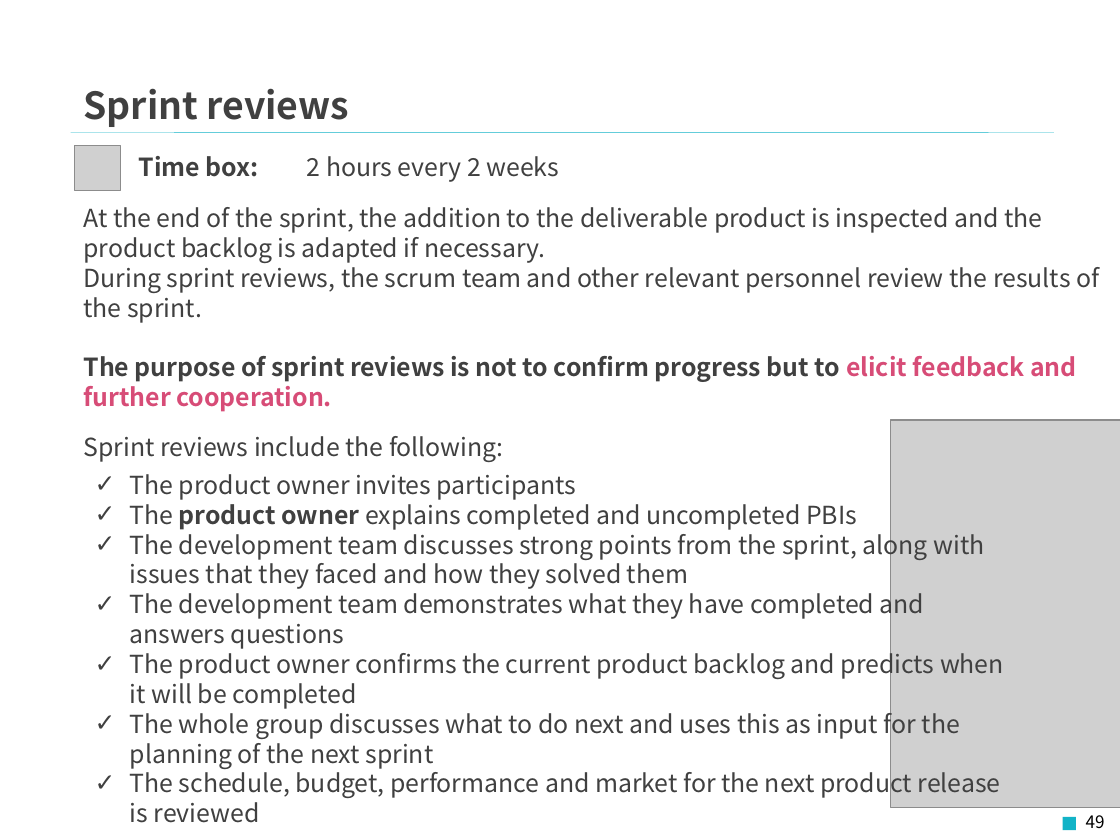
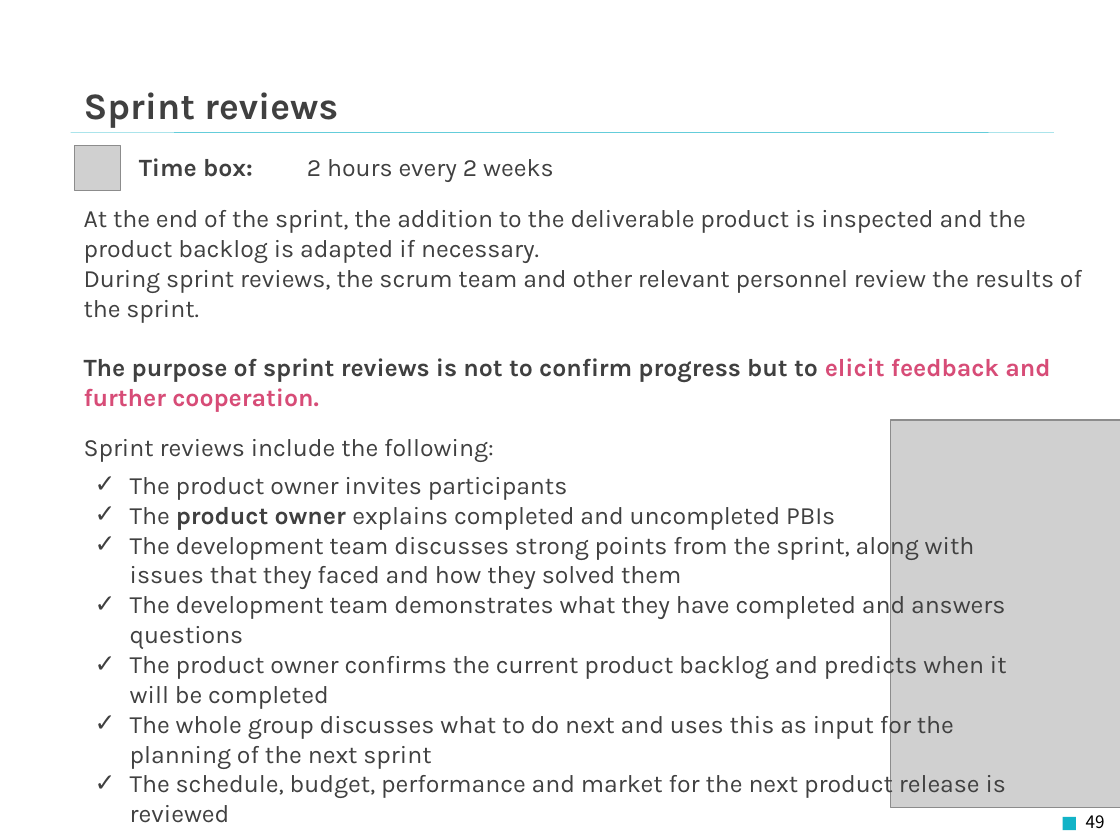
Before and after one commit to Fintan-contents/introduction-to-scrum, a slide deck: slide 49 of en/docs/Introduction_to_Scrum.pptx. Drawn at 1120x840 pixels with LibreOffice and Linux fonts; fonts in the diff are those of the drawing; grey boxes stand for pictures; background and template pictures are left out. Boxes give left, top, right and bottom in pixels: in the first picture for what was removed or moved away, otherwise in the second. Text is boxed around its words. In the diff, an @@ line names an element or a change of style, - is before the commit and + after.

```diff
--- a/en/docs/Introduction_to_Scrum.pptx
+++ b/en/docs/Introduction_to_Scrum.pptx
@@ text "Sprint reviews" at box(84, 92, 338, 128): font Noto Sans CJK JP to Karla @@
@@ text "Time box: 2 hours every ..." at box(139, 158, 553, 182): font Noto Sans CJK KR to Karla @@
@@ text "At the end of the ..." at box(84, 210, 1082, 461): font Noto Sans CJK JP to Karla @@
@@ text "The product owner invites participants" at box(130, 477, 1007, 823): font Noto Sans CJK KR to Karla @@
```
Also in this commit, not shown: 78 other slides changed, 1 other file.
